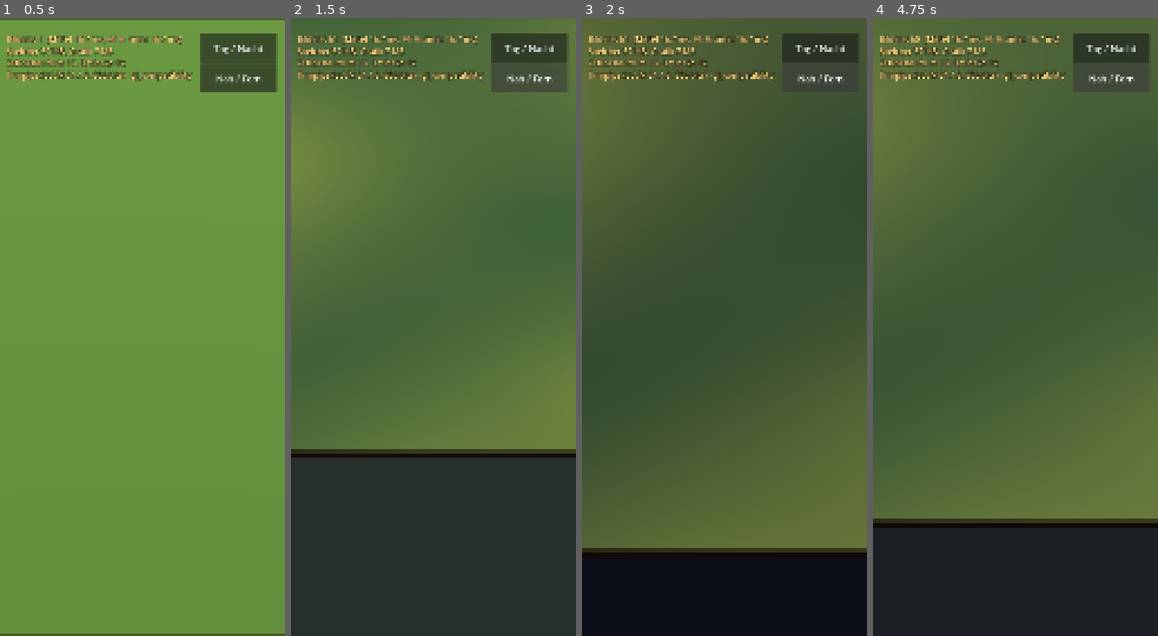
Above: before the commit, frames 1-4 (left to right).
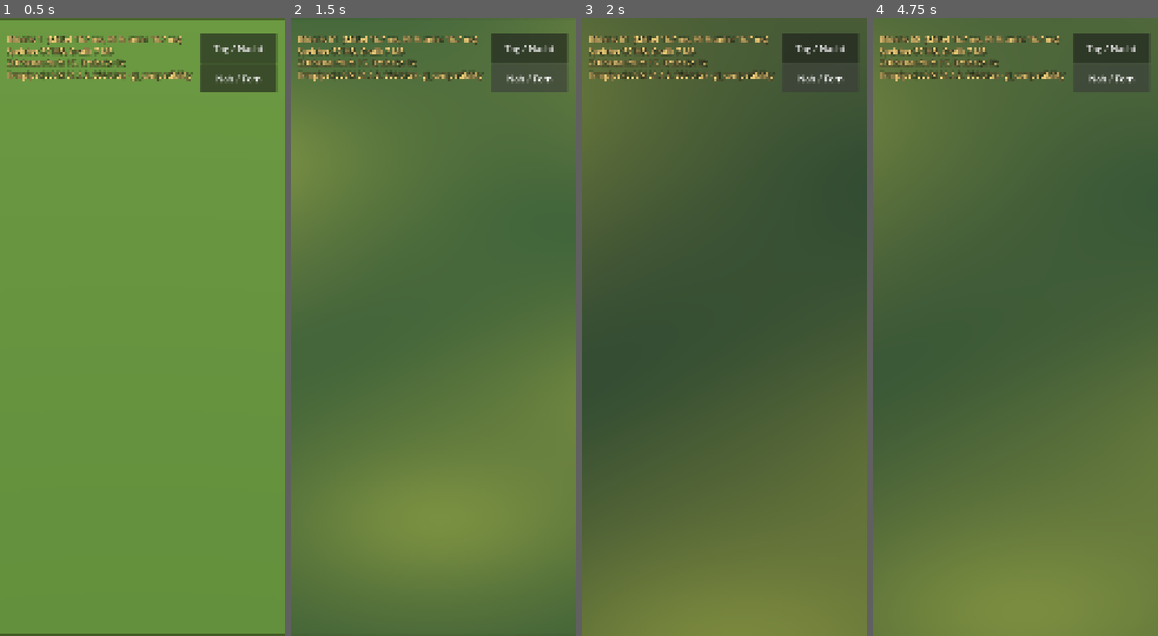
Above: after the commit, the same moments.

Repository: tramour-cmyk/androidapp_rpg_bornim
Game: Godot game, scene res://main.tscn
Same seed, same stepped clock (60 frames per second), same inputs: the game is played once before the commit and once after it.
Inputs:
- Up to frame 1 (0.5 s): no input
- Up to frame 2 (1.5 s): click "Tag / Nacht" at 0.5 s; click "Nah / Fern" at 1.25 s
- Up to frame 3 (2 s): no input
- Up to frame 4 (4.75 s): click "Tag / Nacht" at 2 s; click "Nah / Fern" at 2.75 s; click "Tag / Nacht" at 3.5 s; click "Nah / Fern" at 4.25 s

Frame 1 is identical in both runs. In frame 2, 30% of the frame differs, in the area x 0-100%, y 69-100%; in frame 3, 14%; in frame 4, 19%.
Error before the commit: Cannot call method 'add_child' on a null value. (res://main.gd:198)
Error after the commit: Cannot call method 'add_child' on a null value. (res://main.gd:200)

Commit message:
348.4: Nahstufe schneidet nur Hohes vor dem Helden, Fackel milder, Nacht heller

Diff:
--- a/tools/godot348/main.gd
+++ b/tools/godot348/main.gd
@@ -19,6 +19,7 @@
 var torch: OmniLight3D
 var flame: MeshInstance3D
 var glas: ShaderMaterial
+var dorf_mats: Array = []
 var toon: Shader
 var astar := AStarGrid2D.new()
 var path: Array = []
@@ -119,6 +120,7 @@
 		m.shader = toon
 		if String(mi.name).contains("Glas"):
 			glas = m
+		if String(mi.name).begins_with("Dorf"): dorf_mats.append(m)
 		for i in mi.mesh.get_surface_count(): mi.set_surface_override_material(i, m)
 		print("NETZ ", mi.name, " Flaechen ", mi.mesh.get_surface_count(), " Farbe ", mi.mesh.surface_get_format(0) & Mesh.ARRAY_FORMAT_COLOR != 0)
 	for c in n.get_children(): paint(c)
@@ -181,12 +183,12 @@
 	sun.light_energy = lerpf(1.3, 0.5, k)
 	sun.light_color = Color(1.0, 0.94, 0.82).lerp(Color(0.55, 0.65, 1.0), k)
 	env.ambient_light_color = Color(0.62, 0.66, 0.75).lerp(Color(0.24, 0.3, 0.48), k)
-	env.ambient_light_energy = lerpf(0.7, 1.1, k)
+	env.ambient_light_energy = lerpf(0.7, 1.4, k)
 	env.background_color = Color(0.36, 0.42, 0.34).lerp(Color(0.03, 0.04, 0.08), k)
 	for o in lamps: (o as OmniLight3D).light_energy = 6.0 * k
 	if glas: glas.set_shader_parameter("glow", 1.5 * k)
 	if torch:
-		torch.light_energy = 5.0 * k
+		torch.light_energy = 3.0 * k
 		torch.visible = k > 0.02
 		flame.visible = k > 0.02
 
@@ -222,10 +224,10 @@
 	flame.position = Vector3(0, 0.42, 0)
 	t.add_child(flame)
 	torch = OmniLight3D.new()
-	torch.position = Vector3(0, 0.48, 0)
+	torch.position = Vector3(0, 0.6, 0)
 	torch.light_color = Color(1.0, 0.6, 0.3)
 	torch.omni_range = 8.0
-	torch.omni_attenuation = 1.4
+	torch.omni_attenuation = 2.0
 	t.add_child(torch)
 
 func fix_torch() -> void:
@@ -266,7 +268,9 @@
 	var want := target + cam.global_basis.z * 40.0
 	cam.position = cam.position.lerp(want, k)
 	cam.size = lerpf(cam.size, zoom, k)
-	cam.near = 37.0 if near else 0.5      # Nahstufe: alles, was mehr als 3 m vor dem Helden steht (Daecher), wegschneiden
+	for dm in dorf_mats:
+		(dm as ShaderMaterial).set_shader_parameter("cut_on", 1.0 if near else 0.0)
+		(dm as ShaderMaterial).set_shader_parameter("cut_pos", held.position)
 
 # ---------------------------------------------------------------- Bedienung
 func setup_hud() -> void:
@@ -336,7 +340,7 @@
 	if not torch_set and t_all > 0.2: fix_torch()
 	night = move_toward(night, night_goal, dt / 1.5)
 	apply_night()
-	if torch: torch.light_energy = 5.0 * night * (0.88 + 0.12 * sin(t_all * 17.0) * sin(t_all * 7.3))
+	if torch: torch.light_energy = 3.0 * night * (0.88 + 0.12 * sin(t_all * 17.0) * sin(t_all * 7.3))
 	var dir := Vector3.ZERO
 	if dragging and joy_vec.length() > 0.15:
 		var r := cam.global_basis.x; r.y = 0
--- a/tools/godot348/toon.gdshader
+++ b/tools/godot348/toon.gdshader
@@ -1,7 +1,9 @@
 // Drei Lichtstufen (hell, halb, Schatten = nur Umgebung), Farbe aus den Eckfarben (Blender 'albedo', linear).
 shader_type spatial;
 render_mode cull_disabled, specular_disabled;
-uniform float glow = 0.0;          // Glas: nachts leuchtend
+uniform float glow = 0.0;
+uniform float cut_on = 0.0;        // Nahstufe: Hohes vor dem Helden wegschneiden, Boden bleibt
+uniform vec3 cut_pos = vec3(0.0);          // Glas: nachts leuchtend
 uniform vec3 glow_col : source_color = vec3(1.0, 0.72, 0.38);
 varying vec3 wpos;
 void vertex() { wpos = (MODEL_MATRIX * vec4(VERTEX, 1.0)).xyz; }
@@ -19,6 +21,7 @@
 	return mix(base * k, base * 0.38, joint);
 }
 void fragment() {
+	if (cut_on > 0.5 && wpos.y > 0.4 && dot(wpos - cut_pos, CAMERA_DIRECTION_WORLD) < -1.0) discard;
 	ALBEDO = COLOR.a < 0.5 ? cobble(COLOR.rgb, wpos.xz) : COLOR.rgb;
 	ROUGHNESS = 1.0;
 	SPECULAR = 0.0;      // kein Glanz aus der Umgebung (sonst Plastik)
